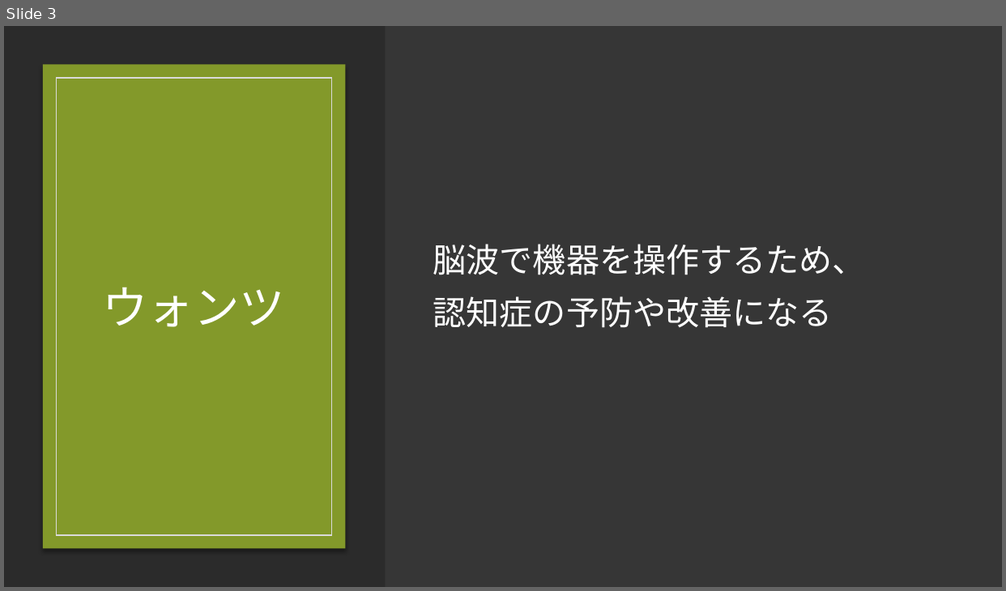
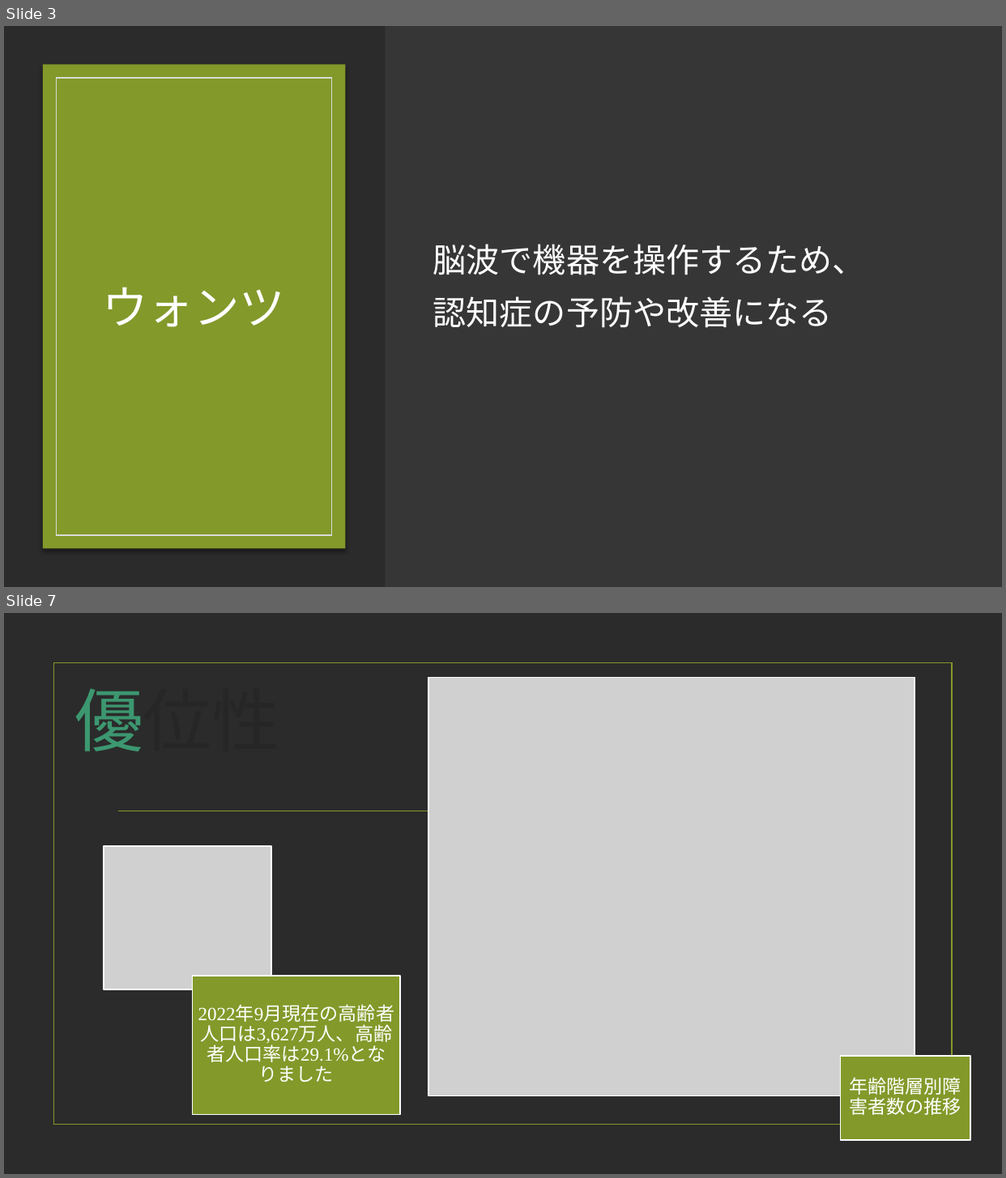
Before and after one commit to Gar-hal/MK11, a slide deck: シーズ・ニーズ・ウォンツ.pptx. Shown one above the other, each under a label of ours: slide 3 before the commit, slides 3 and 7 after it; the slides between them are not shown. The pictures are 1006x591 and 1006x1178 pixels, drawn with LibreOffice and Linux fonts; fonts in the diff are those of the drawing; grey boxes stand for pictures; background and template pictures are left out; a plain dark background stands for a picture behind light text. Boxes give left, top, right and bottom in pixels: in the first picture for what was removed or moved away, otherwise in the second. Text is boxed around its words. In the diff, an @@ line names an element or a change of style, - is before the commit and + after.

```diff
--- a/シーズ・ニーズ・ウォンツ.pptx
+++ b/シーズ・ニーズ・ウォンツ.pptx
@@ slide 7 added at bbox=[4, 613, 1002, 1174], background picture (left out) @@
@@ rectangle added at bbox=[53, 663, 952, 1125], outline #83992A 1.25 pt @@
@@ title added at bbox=[74, 688, 280, 752], 66 pt, text #262626 @@
+優位性
@@ line added from (118, 811) to (889, 811), #83992A 1.25 pt @@
@@ group added at bbox=[104, 677, 970, 1141]: 2 pictures, 2 rectangles, 2 texts @@
+年齢階層別障害者数の推移
+2022年9月現在の高齢者人口は3,627万人、高齢者人口率は29.1%となりました
```
Also in this commit, not shown: 4 other slides added.
